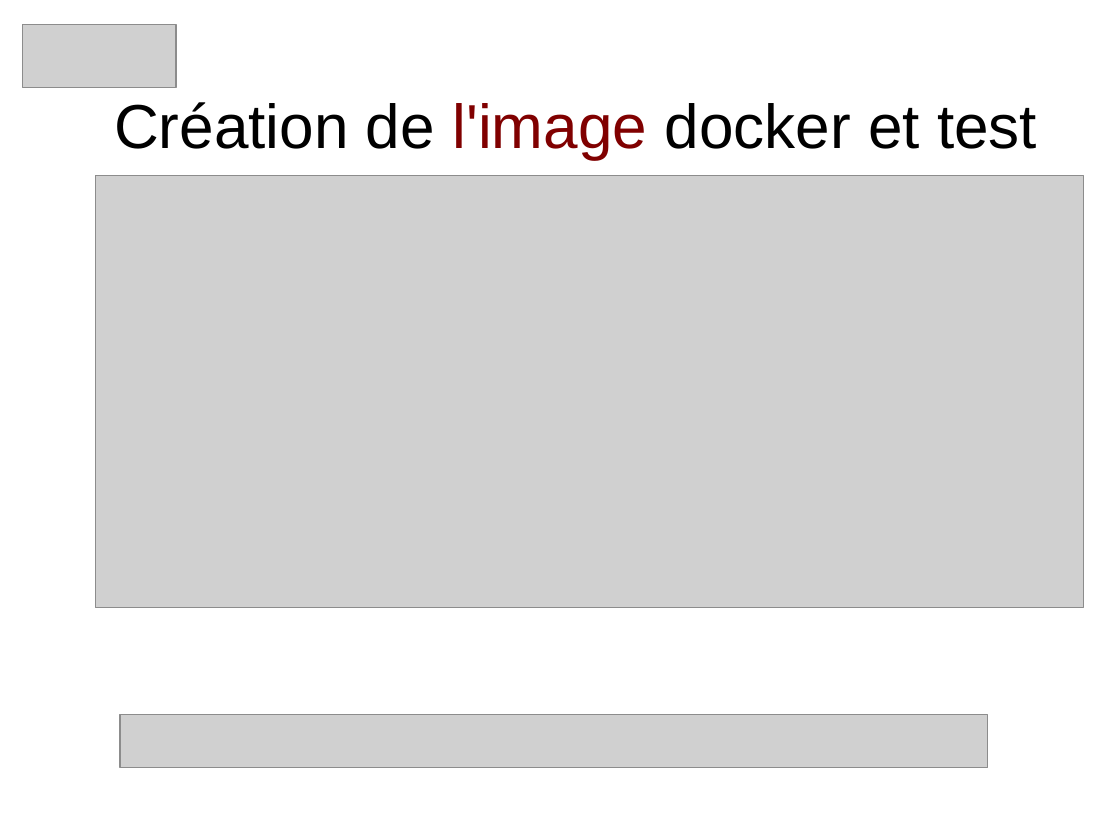
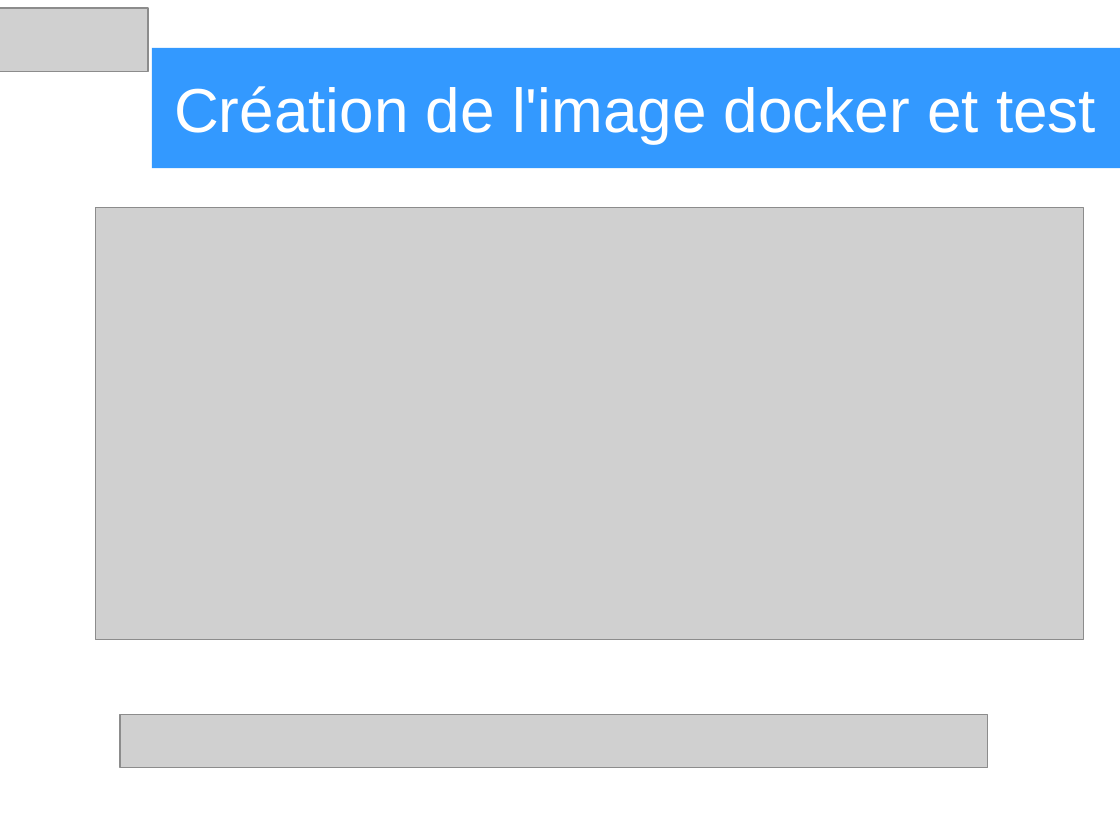
Before and after one commit to heylve/current, a slide deck: slide 11 of Rencontre_devs/docker_dev_conf_20_11_2017.odp. Drawn at 1120x840 pixels with LibreOffice and Linux fonts; fonts in the diff are those of the drawing; grey boxes stand for pictures. Boxes give left, top, right and bottom in pixels: in the first picture for what was removed or moved away, otherwise in the second. Text is boxed around its words. In the diff, an @@ line names an element or a change of style, - is before the commit and + after.

Commit message:
pres docker and agile

```diff
--- a/Rencontre_devs/docker_dev_conf_20_11_2017.odp
+++ b/Rencontre_devs/docker_dev_conf_20_11_2017.odp
@@ picture resized from (x1=22, y1=24, x2=176, y2=87) to (x1=0, y1=8, x2=148, y2=71) @@
@@ title "Création de l'image docker et ..." resized from (x1=114, y1=102, x2=1037, y2=160) to (x1=152, y1=48, x2=1120, y2=168) @@
@@ title "Création de l'image docker et ..." at (x1=152, y1=48, x2=1120, y2=168): text colour #000000 to #FFFFFF in "Création de docker et test"; text colour #800000 to #FFFFFF in "l'image"; fill none to #3399FF @@
@@ picture moved from (x1=96, y1=176, x2=1083, y2=609) to (x1=96, y1=207, x2=1083, y2=640) @@
```
Also in this commit, not shown: 16 other slides changed, 1 slide added, 1 slide removed.
